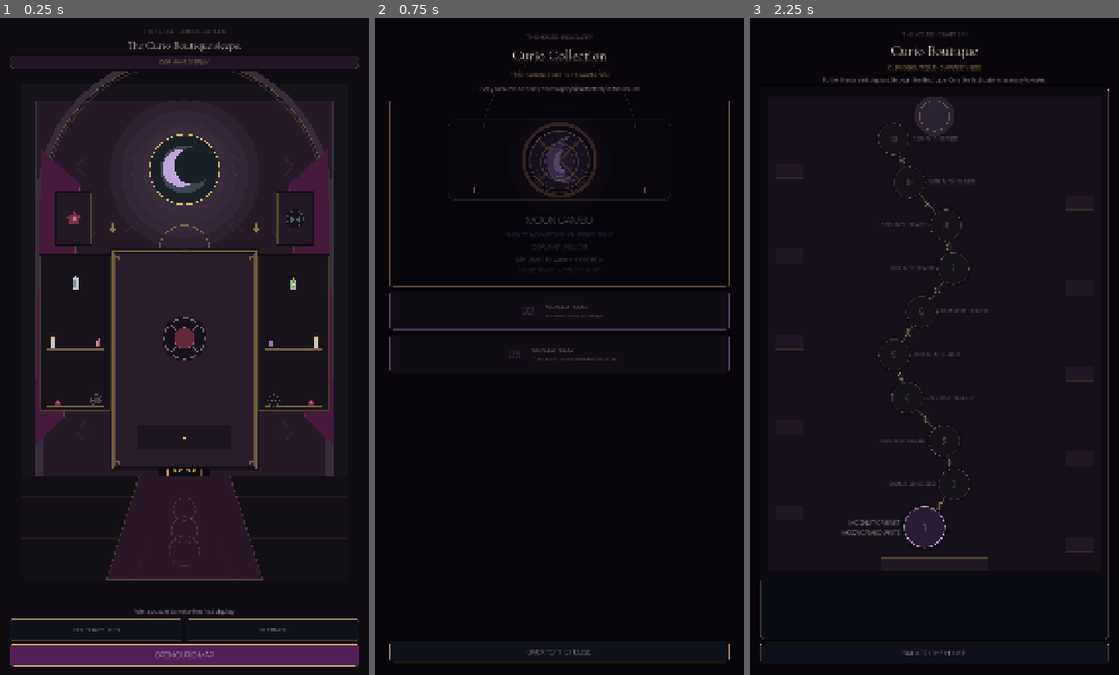
Above: before the commit, frames 1-3 (left to right).
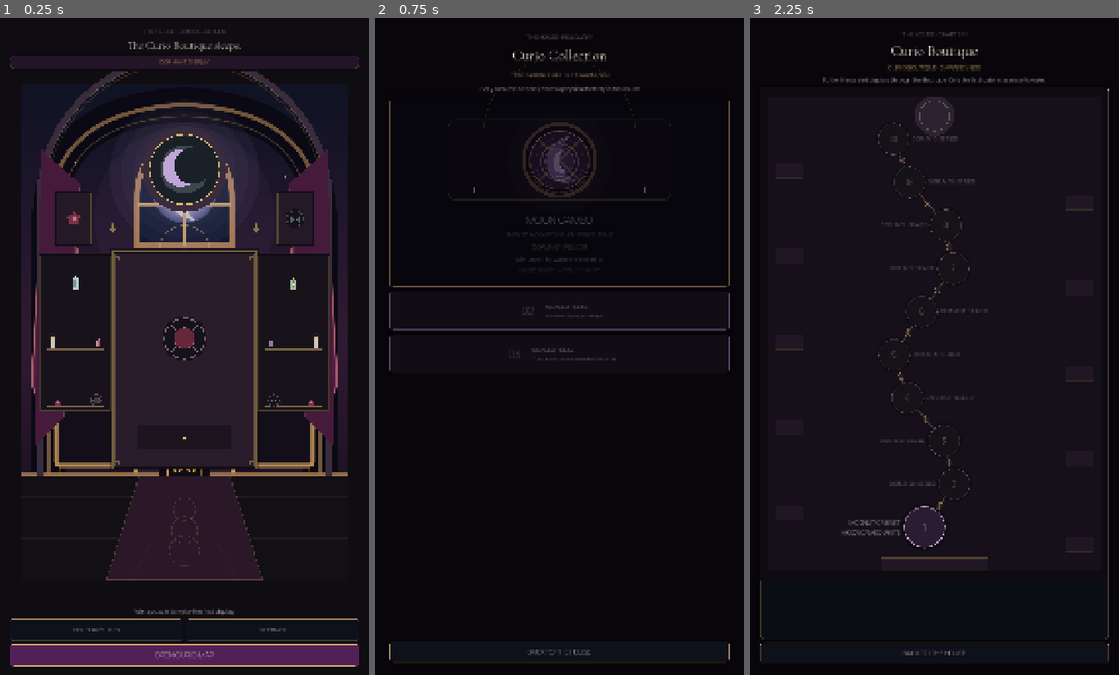
Above: after the commit, the same moments.

Repository: Jay-prodesign/akilta-match3
Game: Godot game, scene res://src/app/app_bootstrap.tscn
Two runs of this game, one before a commit and one after it. Both use one fixed random seed, a clock stepped at 60 frames per second and the inputs below.
Inputs:
- Up to frame 1 (0.25 s): no input
- Up to frame 2 (0.75 s): click "RELIQUARY · 0 / 3" at 0.5 s
- Up to frame 3 (2.25 s): click "BACK TO THE HOUSE" at 1.25 s; click "OPEN CURIO MAP" at 2 s

The runs differ from the first frame. In frame 1, 6.0% of the frame differs, in the area x 5-95%, y 12-70%; in frame 2, nothing differs; in frame 3, nothing differs.

Commit message:
feat(world): render moonlit boutique artwork behind interactive cabinet and props

Diff:
--- a/src/world/curio_boutique.gd
+++ b/src/world/curio_boutique.gd
@@ -14,10 +14,18 @@
 const ROSE := Color("#C7728F")
 const LEAF := Color("#8BAF7C")
 
+const BACKDROP_PATH := "res://assets/world/ch01_curio_boutique/curio_boutique_moonlit_backdrop.svg"
+var _backdrop: Texture2D
 const CAT_PORTRAIT_PATH := "res://assets/pieces/black_cat.svg"
 var _cat_portrait: Texture2D
 
 func _ready() -> void:
+	var background_file := FileAccess.open(BACKDROP_PATH, FileAccess.READ)
+	if background_file != null:
+		var background_image := Image.new()
+		if background_image.load_svg_from_string(background_file.get_as_text(), 1.0) == OK and not background_image.is_empty():
+			_backdrop = ImageTexture.create_from_image(background_image)
+		background_file.close()
 	var file := FileAccess.open(CAT_PORTRAIT_PATH, FileAccess.READ)
 	if file != null:
 		var image := Image.new()
@@ -49,7 +57,10 @@
 		Vector2(size.x - margin * 2.0, size.y * 0.93)
 	)
 	draw_rect(room, VELVET, true)
-	_draw_wall_panels(room)
+	if _backdrop != null:
+		draw_texture_rect(_backdrop, room, false)
+	else:
+		_draw_wall_panels(room)
 	_draw_ambient_light(room)
 	_draw_arch(room)
 	_draw_moon_window(room)
